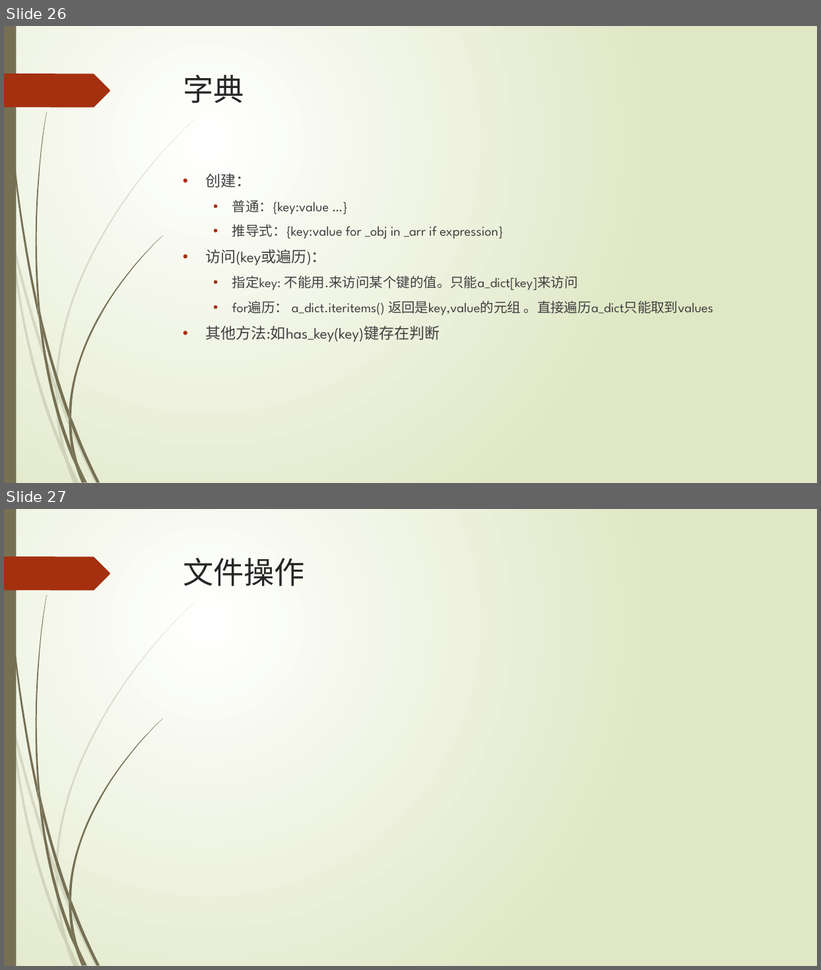
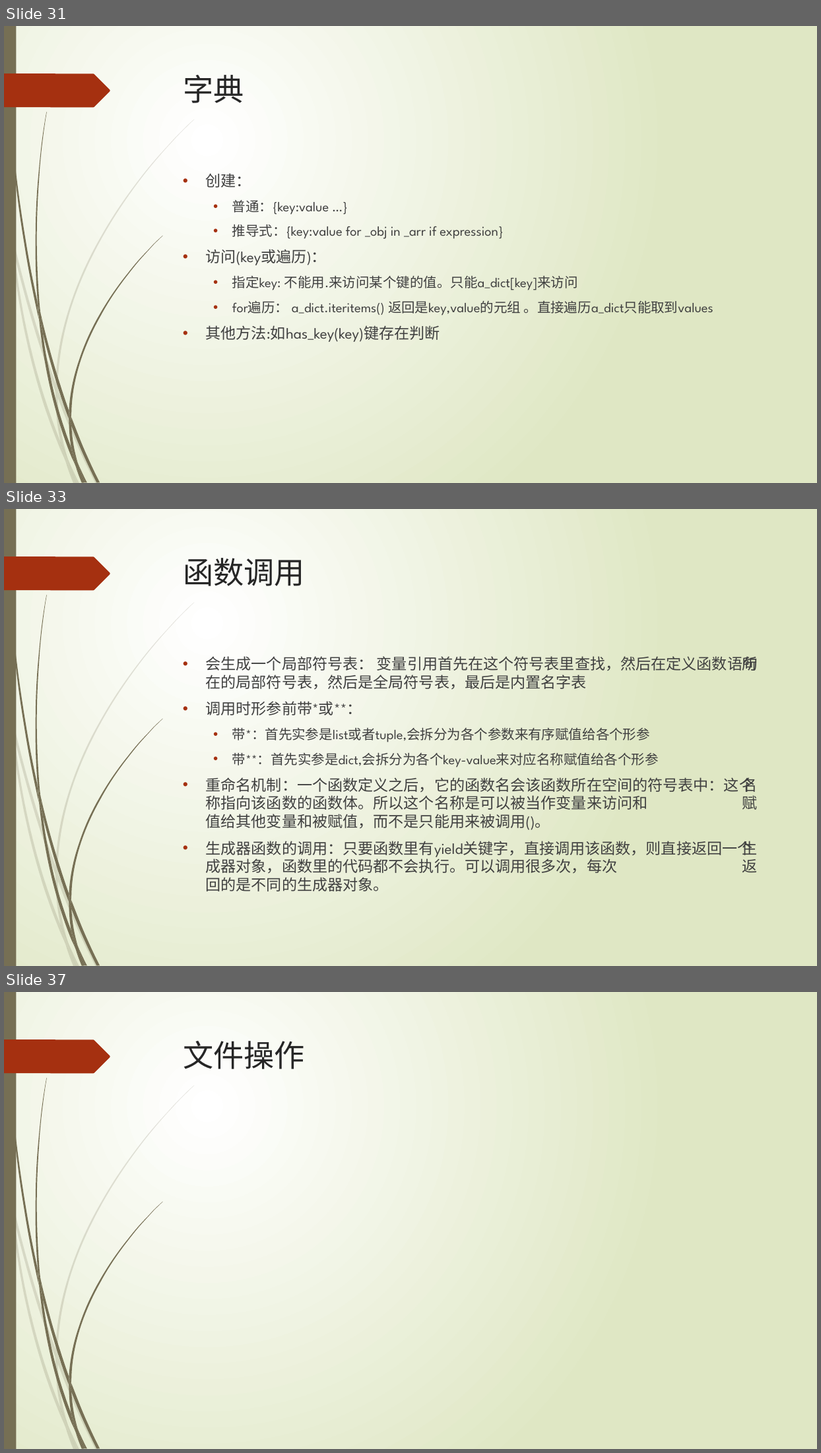
Before and after one commit to lspgithublxh/document, a slide deck: 编程语言/python/Python基础入门知识分享.pptx. Shown one above the other, each under a label of ours: slides 26 and 27 before the commit, slides 31, 33 and 37 after it; the slides between them are not shown. The pictures are 821x970 and 821x1453 pixels, drawn with LibreOffice and Linux fonts; fonts in the diff are those of the drawing. Boxes give left, top, right and bottom in pixels: in the first picture for what was removed or moved away, otherwise in the second. Text is boxed around its words. In the diff, an @@ line names an element or a change of style, - is before the commit and + after.

```diff
--- a/编程语言/python/Python基础入门知识分享.pptx
+++ b/编程语言/python/Python基础入门知识分享.pptx
@@ slide 33 added at [4, 509, 817, 966], background gradient #FFFFFF to #DFE8C4; not listed: 24 template elements that a slide beside it also shows @@
@@ title added at [183, 558, 305, 586], 36 pt, text #262626 @@
+函数调用
@@ text added at [206, 656, 758, 892], 18 pt, text #404040 @@
+• 会生成一个局部符号表： 变量引用首先在这个符号表里查找，然后在定义函数语句 所在的局部符号表，然后是全局符号表，最后是内置名字表
+• 调用时形参前带*或**：
+  • 带*：首先实参是list或者tuple,会拆分为各个参数来有序赋值给各个形参
+  • 带**：首先实参是dict,会拆分为各个key-value来对应名称赋值给各个形参
+• 重命名机制：一个函数定义之后，它的函数名会该函数所在空间的符号表中：这个 名称指向该函数的函数体。所以这个名称是可以被当作变量来访问和 赋值给其他变量和被赋值，而不是只能用来被调用()。
+• 生成器函数的调用：只要函数里有yield关键字，直接调用该函数，则直接返回一个 生成器对象，函数里的代码都不会执行。可以调用很多次，每次 返回的是不同的生成器对象。
@@ what was slide 26 is now slide 31 @@
@@ what was slide 27 is now slide 37 @@
```
Also in this commit, not shown: 3 slides changed, 10 other slides added, 6 other files.
